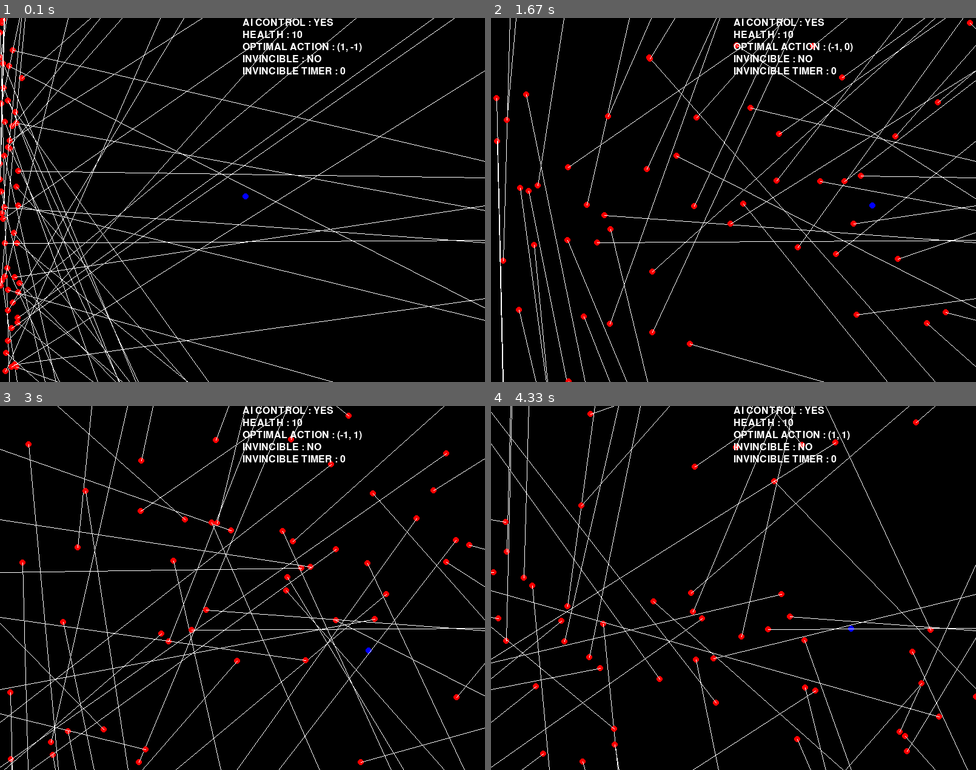
Above: before the commit, frames 1-4 (two rows, left to right).
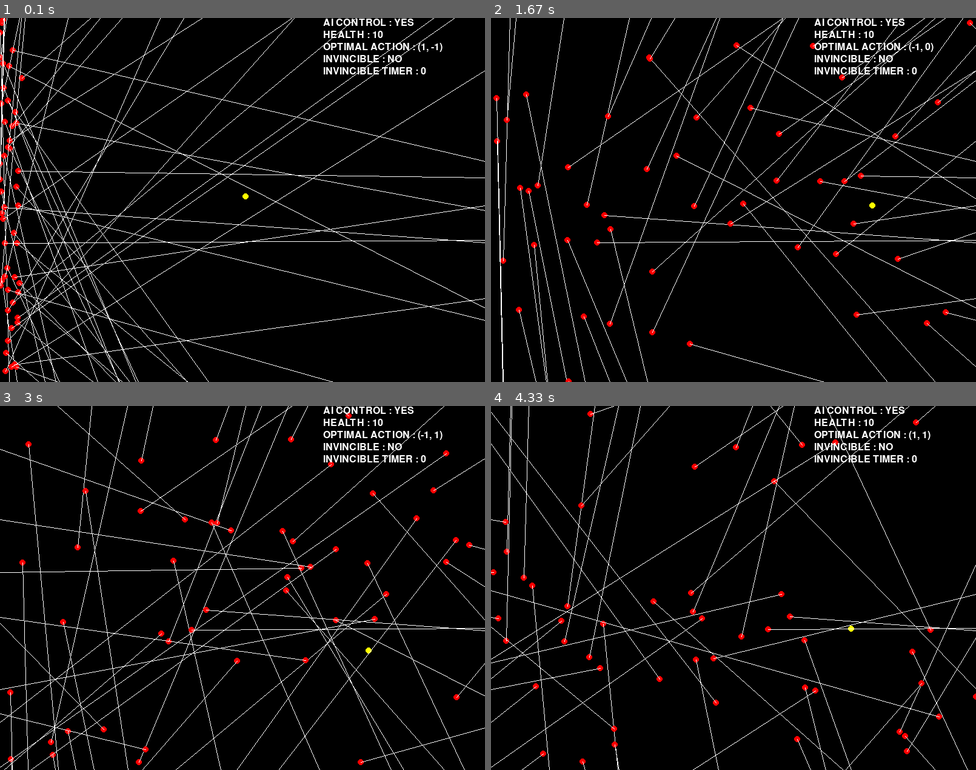
Above: after the commit, the same moments.

Repository: mrjonjonjon/Bullet-Hell-Bot
Game: pygame game, started from PYGAME/realgamesim.py
Same seed, same stepped clock (60 frames per second), same inputs: the game is played once before the commit and once after it.
Inputs:
- Up to frame 1 (0.1 s): no input
- Up to frame 2 (1.67 s): tap Space at 0.33 s; hold Space 0.67-1.13 s; hold Right 0.67-1.13 s; hold Space 1.17-1.63 s; hold Right 1.17-1.63 s
- Up to frame 3 (3 s): no input
- Up to frame 4 (4.33 s): tap Space at 4.17 s

The runs differ from the first frame. In frame 1, 1.8% of the frame differs, in the area x 50-92%, y 0-50%; in frame 2, 1.8%; in frame 3, 1.8%; in frame 4, 1.8%.

Commit message:
Add files via upload

Diff:
--- a/PYGAME/realgamesim.py
+++ b/PYGAME/realgamesim.py
@@ -14,6 +14,7 @@
 pg.font.init()
 SCREEN_WIDTH,SCREEN_HEIGHT=800,600
 INVINCIBILITY_PERIOD = 1000
+PLAYER_COLOR = (255,255,0)
 screen = pg.display.set_mode((SCREEN_WIDTH,SCREEN_HEIGHT))
 
 
@@ -76,7 +77,7 @@
               self.velocity[1]*=-1
 
 class Player:
-  def __init__(self, coord, rad,speed=5,colour=(255,0,0),AI=False):
+  def __init__(self, coord, rad,speed=5,colour=PLAYER_COLOR,AI=False):
     x,y=coord
     self.x = x
     self.y = y
@@ -152,7 +153,7 @@
         self.invincible_timer -=dt
         self.invincible_timer=max(0,self.invincible_timer)
         if self.invincible_timer ==0:
-            self.colour = (0,0,255)
+            self.colour = PLAYER_COLOR
 
 
   def update_dodge_roll(self,dt):
@@ -164,7 +165,7 @@
       if self.dodge_roll_timer>0:
             self.colour = (255,255,255)
       elif self.dodge_roll_timer==0 and prev_timer>0:
-            self.colour=(0,0,255)
+            self.colour=PLAYER_COLOR
             self.dodge_roll_dir=[0,0]
 
 
@@ -173,116 +174,141 @@
         self.dodge_roll_dir=dir
         self.dodge_roll_timer=self.dodge_roll_dist/self.dodge_roll_speed
 
-def spawn_particles(num,velocty_multiplier=1,bounce=False,velocity=None,uniformY=False):
-    parts=[]
-
-    def coord_gen():
-        if uniformY:
-            initial = [0,0]
-            while True:
-                initial = [0,initial[1] + SCREEN_HEIGHT/num]
-                yield initial
-
-        else:
-            while True:
-                yield [ random.randrange(0,SCREEN_WIDTH) ,   random.randrange(0,SCREEN_HEIGHT) ]
-
-    #THIS NEEDS TO BE HERE. DONT KNOW WHY
-    gen = coord_gen()
-
-    for i in range(num):
-        if velocity is None:
-            particle_velocity=[velocty_multiplier*(random.random()-0.5),velocty_multiplier*(random.random()-0.5)]
-        else:
-            particle_velocity = velocity
-
-
-        parts.append(
-            Particle(
-            coord=next(gen),
-            rad=5,
-            velocity= lineintersectionutil.scale_list(particle_velocity,velocty_multiplier),
-            bounce=bounce
-            )
-            )
-
-
-    return parts
-
-
-
-
-def reset():
-    start_game()
-
-def start_game():
-######### G A M E #############
-
-    FPS = 60
-    clock = pg.time.Clock()
-    time_since_game_start=0
-    running=True
-    player = Player(coord=(SCREEN_WIDTH/2, SCREEN_HEIGHT/2),rad=5,speed=0.1,colour=(0,0,255),AI=True)
-
-
-    parts=spawn_particles(50,velocty_multiplier=1,bounce=True,uniformY=True,velocity=None)
-
-
-
-
-
-    while running and time_since_game_start<500000000:
-            will_dodge_roll=False
-            screen.fill((0,0,0))
-            #TIME IN MILLISECONDS SINCE PREVIOUS CALL(FRAME)
-            dt=clock.tick(FPS)
-            time_since_game_start+=dt
-            for event in pg.event.get():
-                if event.type==pg.QUIT:
-                    running=False
-                if event.type == pg.KEYDOWN:
-                    if event.key == pg.K_SPACE:
-                        dir = player.get_dir()
-                        if lineintersectionutil.norm(dir)>0:
-                            player.dodge_roll(list(dir))
-
-
-            model = player_AI.model(player,parts,rad=5)
-            player_state = player_AI.state(player,parts)
-            action_scores = {tuple(action): model.Q(player_state,action,dt,SCREEN_WIDTH,SCREEN_HEIGHT) for action in player_AI.ACTIONS}
-            best_action = max(action_scores, key=action_scores.get)
-
-            print(f'OPTIMAL ACTION IS TO MOVE {best_action}')
-
-            player.set_velocity(best_action)
-            player.update_position(dt)
-            player.update_invincible(dt)
-            player.update_dodge_roll(dt)
-            player.draw()
-
-
-
-            for p in parts:
-                p.update_position(dt)
-                p.draw(True)
-                #HIT DETECTION
-                perp_dist,moving_towards_player,time_to_min_dist,part_on_target = lineintersectionutil.perp_dist_part_player(p,[player.x,player.y],player_rad=player.rad, draw=False,screen=screen)
-                if player.invincible_timer<=0 and lineintersectionutil.norm([p.x-player.x,p.y-player.y])<=1 +p.rad + player.rad:
-
-                    player.health-=1
-                    player.invincible_timer=INVINCIBILITY_PERIOD
-                    player.colour = (0,255,0)
-
-                #draw_text(f'time_to_min_dist :{round(time_to_min_dist/1000,2)}  ,  {part_on_target}',screen,(SCREEN_WIDTH/2,10))
-            lineintersectionutil.draw_text(f'AI CONTROL : {("YES" if player.AI else "NO")}',screen,(SCREEN_WIDTH/2,0))
-            lineintersectionutil.draw_text(f'HEALTH : {player.health}',screen,(SCREEN_WIDTH/2,20))
-            lineintersectionutil.draw_text(f'OPTIMAL ACTION : {best_action}',screen,(SCREEN_WIDTH/2,40))
-            lineintersectionutil.draw_text(f'INVINCIBLE : {("YES" if player.invincible_timer>0 else "NO")}',screen,(SCREEN_WIDTH/2,60))
-            lineintersectionutil.draw_text(f'INVINCIBLE TIMER : {player.invincible_timer}',screen,(SCREEN_WIDTH/2,80))
-
-            pg.display.update()
-    #game stopped running
-    return player.health
+
+
+class Game:
+    def __init__(self,FPS=60) -> None:
+        self.FPS=FPS
+        #self.player=None
+        #self.parts=None
+        self.clock = pg.time.Clock()
+        self.time_since_game_start=0
+        self.running=False
+        self.player = Player(coord=(SCREEN_WIDTH/2, SCREEN_HEIGHT/2),rad=5,speed=0.1,colour=PLAYER_COLOR,AI=True)
+        self.parts=self.spawn_particles(50,velocty_multiplier=1,bounce=True,uniformY=True,velocity=None)
+
+
+
+
+    def spawn_particles(self,num,velocty_multiplier=1,bounce=False,velocity=None,uniformY=False):
+        parts=[]
+
+        def coord_gen():
+            if uniformY:
+                initial = [0,0]
+                while True:
+                    initial = [0,initial[1] + SCREEN_HEIGHT/num]
+                    yield initial
+
+            else:
+                while True:
+                    yield [ random.randrange(0,SCREEN_WIDTH) ,   random.randrange(0,SCREEN_HEIGHT) ]
+
+        #THIS NEEDS TO BE HERE. DONT KNOW WHY
+        gen = coord_gen()
+
+        for i in range(num):
+            if velocity is None:
+                particle_velocity=[velocty_multiplier*(random.random()-0.5),velocty_multiplier*(random.random()-0.5)]
+            else:
+                particle_velocity = velocity
+
+
+            parts.append(
+                Particle(
+                coord=next(gen),
+                rad=5,
+                velocity= lineintersectionutil.scale_list(particle_velocity,velocty_multiplier),
+                bounce=bounce
+                )
+                )
+
+
+        return parts
+
+
+    def reset(self):
+        #self.start_game()
+        #self.FPS=FPS
+        #self.player=None
+        #self.parts=None
+        #self.clock = pg.time.Clock()
+        self.__init__(FPS=60)
+
+    def step(self):
+                player = self.player
+                parts=self.parts
+                clock=self.clock
+                FPS=self.FPS
+                screen.fill((0,0,0))
+                #TIME IN MILLISECONDS SINCE PREVIOUS CALL(FRAME)
+                dt=clock.tick(FPS)
+                self.time_since_game_start+=dt
+                for event in pg.event.get():
+                    if event.type==pg.QUIT:
+                        self.running=False
+                    if event.type == pg.KEYDOWN:
+                        if event.key == pg.K_SPACE:
+                            dir = player.get_dir()
+                            if lineintersectionutil.norm(dir)>0:
+                                player.dodge_roll(list(dir))
+
+
+                model = player_AI.model(player,parts,rad=5)
+                player_state = player_AI.state(player,parts)
+                action_scores = {tuple(action): model.Q(player_state,action,dt,SCREEN_WIDTH,SCREEN_HEIGHT) for action in player_AI.ACTIONS}
+                best_action = max(action_scores, key=action_scores.get)
+
+                print(f'OPTIMAL ACTION IS TO MOVE {best_action}')
+
+                player.set_velocity(best_action)
+                player.update_position(dt)
+                player.update_invincible(dt)
+                player.update_dodge_roll(dt)
+                player.draw()
+
+
+
+                for p in parts:
+                    p.update_position(dt)
+                    p.draw(True)
+                    #HIT DETECTION
+                    perp_dist,moving_towards_player,time_to_min_dist,part_on_target = lineintersectionutil.perp_dist_part_player(p,[player.x,player.y],player_rad=player.rad, draw=False,screen=screen)
+                    if player.invincible_timer<=0 and lineintersectionutil.norm([p.x-player.x,p.y-player.y])<=1 +p.rad + player.rad:
+
+                        player.health-=1
+                        player.invincible_timer=INVINCIBILITY_PERIOD
+                        player.colour = (0,255,0)
+
+                    #draw_text(f'time_to_min_dist :{round(time_to_min_dist/1000,2)}  ,  {part_on_target}',screen,(SCREEN_WIDTH/2,10))
+                lineintersectionutil.draw_text(f'AI CONTROL : {("YES" if player.AI else "NO")}',screen,(SCREEN_WIDTH/1.5,0))
+                lineintersectionutil.draw_text(f'HEALTH : {player.health}',screen,(SCREEN_WIDTH/1.5,20))
+                lineintersectionutil.draw_text(f'OPTIMAL ACTION : {best_action}',screen,(SCREEN_WIDTH/1.5,40))
+                lineintersectionutil.draw_text(f'INVINCIBLE : {("YES" if player.invincible_timer>0 else "NO")}',screen,(SCREEN_WIDTH/1.5,60))
+                lineintersectionutil.draw_text(f'INVINCIBLE TIMER : {player.invincible_timer}',screen,(SCREEN_WIDTH/1.5,80))
+
+                pg.display.update()
+                if player.health==0:
+                    print(f"TOOK {self.time_since_game_start/1000} SECONDS TO DIE ")
+                    return
+
+
+    def start_game(self):
+    ######### G A M E #############
+        self.running=True
+        #FPS = 60
+       # sclock = pg.time.Clock()
+        #self.time_since_game_start=0
+        #running=True
+        #self.player = Player(coord=(SCREEN_WIDTH/2, SCREEN_HEIGHT/2),rad=5,speed=0.1,colour=PLAYER_COLOR,AI=True)
+        #self.parts=self.spawn_particles(50,velocty_multiplier=1,bounce=True,uniformY=True,velocity=None)
+        while self.running:
+            self.step()
+
+
+
 
 if __name__=='__main__':
-        episode = start_game()
+
+        game = Game(FPS=60)
+        game.start_game()
